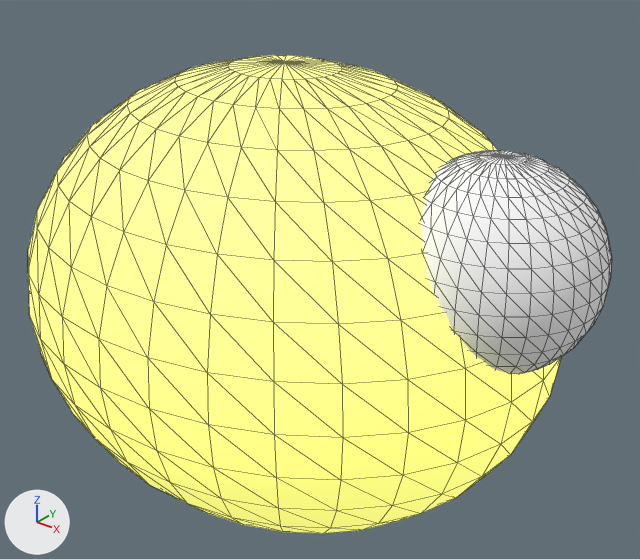
Renders of the glTF model assets/enemies/generated_glb/acid_spitter_animated_01.glb from each side of a commit.
Both versions are drawn from a 50 mm camera at (1.97, -2.28, 1.91) aimed at (0.12, 0.05, 0.47). Arrows for +X, +Y and +Z are at lower left; the lights stay in place. The older version comes first. Mesh edges are drawn as thin lines. Vertices at exactly the same position are counted once.
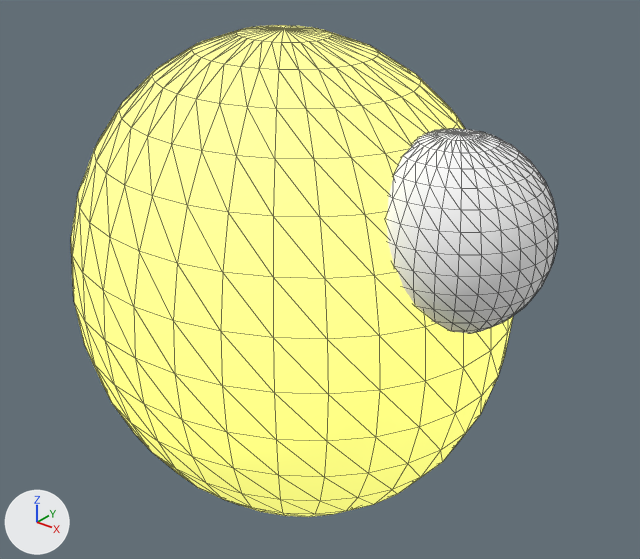
Patch to the scene script:
```diff
--- a/assets/enemies/generated_glb/acid_spitter_animated_01.glb.py
+++ b/assets/enemies/generated_glb/acid_spitter_animated_01.glb.py
@@ me_sphere_002 @@
 # used by ob_sphere; location = (0.0, 0.0, 0.0)
-me_sphere_002.from_pydata(...)  # 988 vertices, 1960 faces; spans x -1.04..1.18, y -0.89..0.89, z -0.42..1.27
+me_sphere_002.from_pydata(...)  # 988 vertices, 1960 faces; spans x -0.86..1.01, y -0.75..0.75, z -0.46..1.38
+# me_sphere_002 part 1: the loose piece of 482 vertices spanning x -1.04..1.04, y -0.89..0.89, z -0.42..1.27 is scaled about the mesh origin by (0.82, 0.838, 1.09)
+# me_sphere_002 part 2: the loose piece of 482 vertices spanning x 0.49..1.18, y -0.35..0.35, z 0.41..1.11 is scaled about its middle by 0.928, then moved by (-0.15, 0.0, 0.07)
+# other edits to the shape of me_sphere_002 do not show in these pictures
 me_sphere_002.materials.append(mat_acid_yellow)
```

Boxes [x1, y1, x2, y2] around the edits, measured in the pictures (640 x 559 px; the box of a moved part takes in the faces that stretch with it):
'Sphere', reshaped (17% narrower): before [28, 55, 612, 534]; after [71, 25, 558, 517]
part 1 of me_sphere_002, moved or reshaped: before [28, 55, 561, 534]; after [71, 25, 513, 517]
part 2 of me_sphere_002, moved or reshaped: before [422, 150, 612, 374]; after [387, 129, 558, 333]
